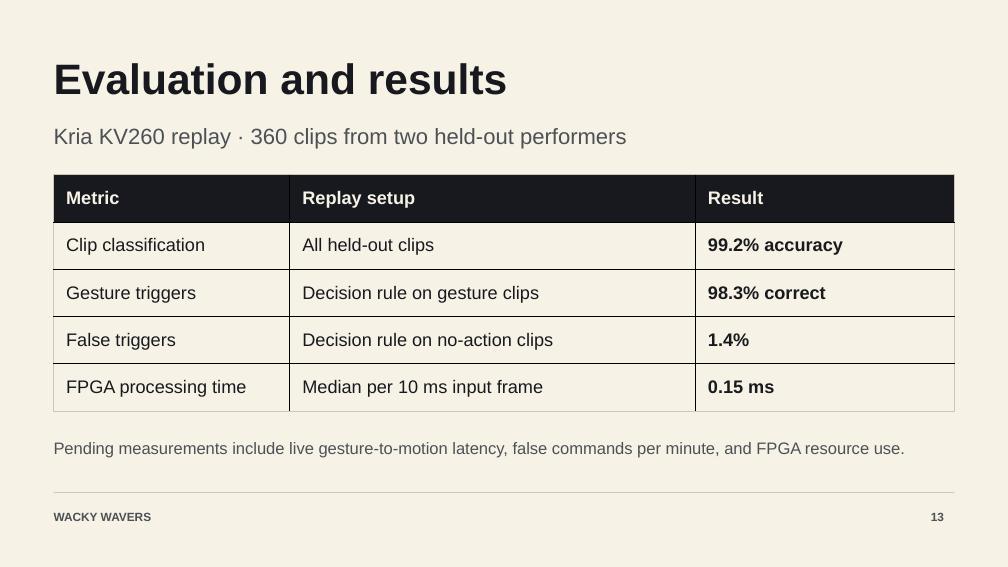
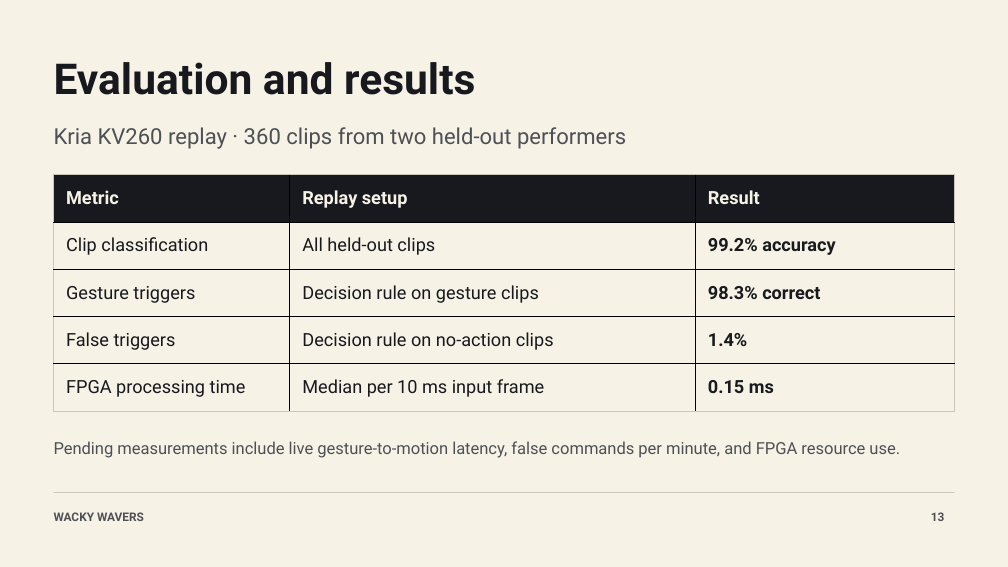
Before and after one commit to unbeschwert/go2-next-reflex, a slide deck: slide 13 of presentation/Wacky Wavers - Mantis Vision.pptx. Drawn at 1008x567 pixels with LibreOffice and Linux fonts; fonts in the diff are those of the drawing. Boxes give left, top, right and bottom in pixels: in the first picture for what was removed or moved away, otherwise in the second. Text is boxed around its words. In the diff, an @@ line names an element or a change of style, - is before the commit and + after.

Commit message:
Use Roboto in the presentation and companion website

```diff
--- a/presentation/Wacky Wavers - Mantis Vision.pptx
+++ b/presentation/Wacky Wavers - Mantis Vision.pptx
@@ table at (54,175,954,411) @@
@@ font Arial to Roboto @@
@@ font Arial to Roboto in 5 elements at (54,62,475,95), (54,512,144,521), (931,512,945,521), (54,127,626,149), (54,441,900,458) @@
```
Also in this commit, not shown: 13 other slides changed, 3 other files.
